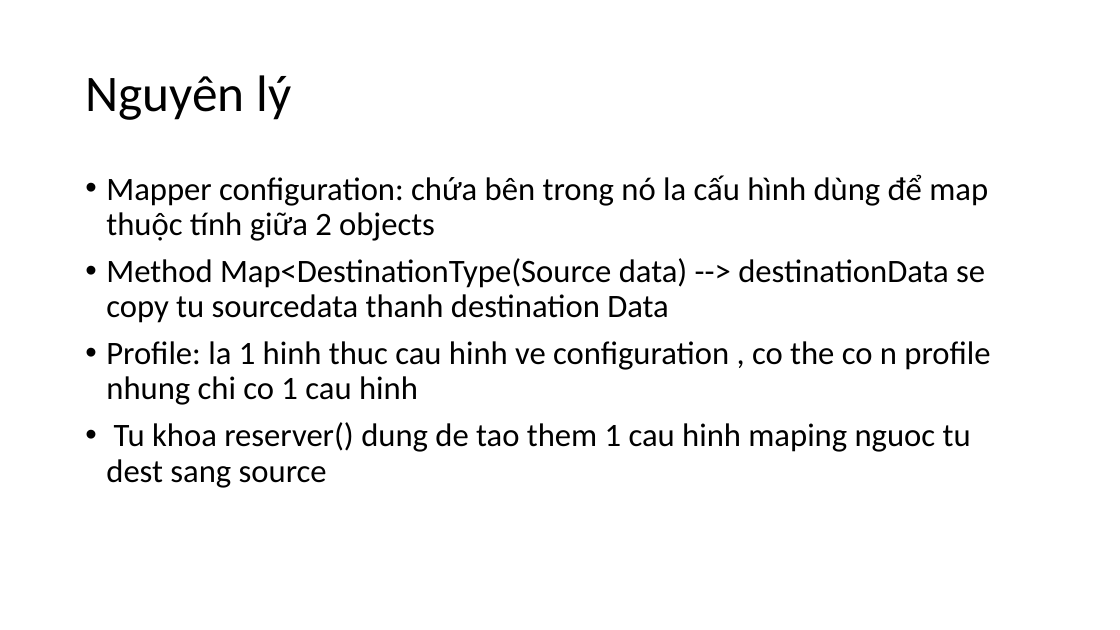
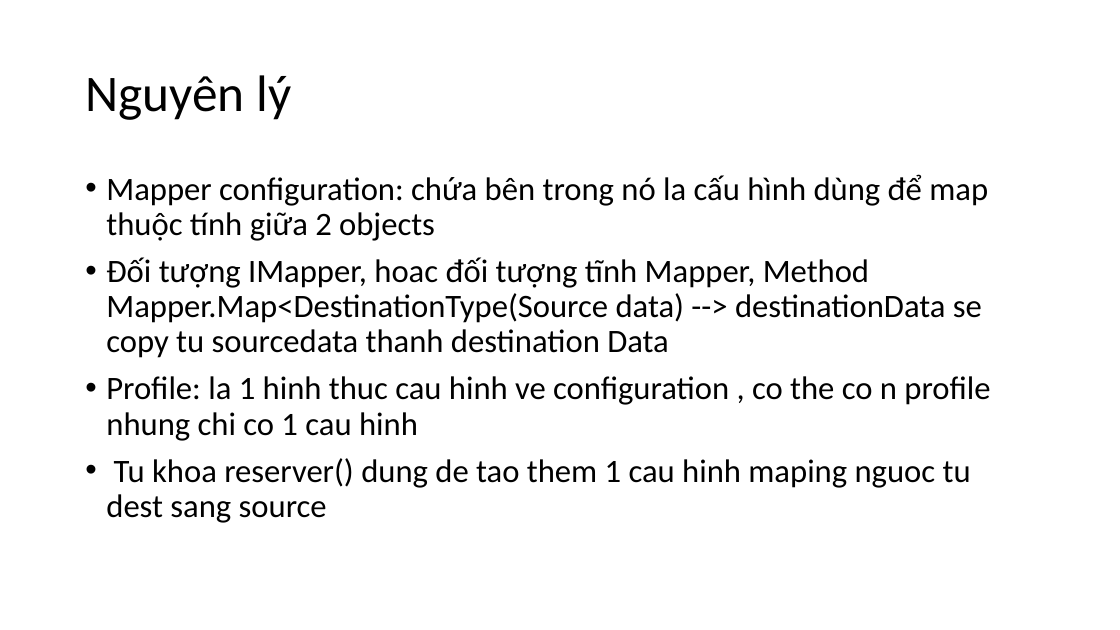
Before and after one commit to lamhongbac/LoggingDemo, a slide deck: slide 8 of WpfStudy/Documents/AutoMapper Tutorial.pptx. Drawn at 1120x630 pixels with LibreOffice and Linux fonts; fonts in the diff are those of the drawing. Boxes give left, top, right and bottom in pixels: in the first picture for what was removed or moved away, otherwise in the second. Text is boxed around its words. In the diff, an @@ line names an element or a change of style, - is before the commit and + after.

Commit message:
update auto mapper study, profile and DI

```diff
--- a/WpfStudy/Documents/AutoMapper Tutorial.pptx
+++ b/WpfStudy/Documents/AutoMapper Tutorial.pptx
@@ text at [106,257,982,358]: text changed @@
-• Method Map<DestinationType(Source data) --> destinationData se copy tu sourcedata thanh destination Data
+• Đối tượng IMapper, hoac đối tượng tĩnh Mapper, Method Mapper.Map<DestinationType(Source data) --> destinationData se copy tu sourcedata thanh destination Data
```
Also in this commit, not shown: 3 other slides changed, 2 slides added, 7 other files.
